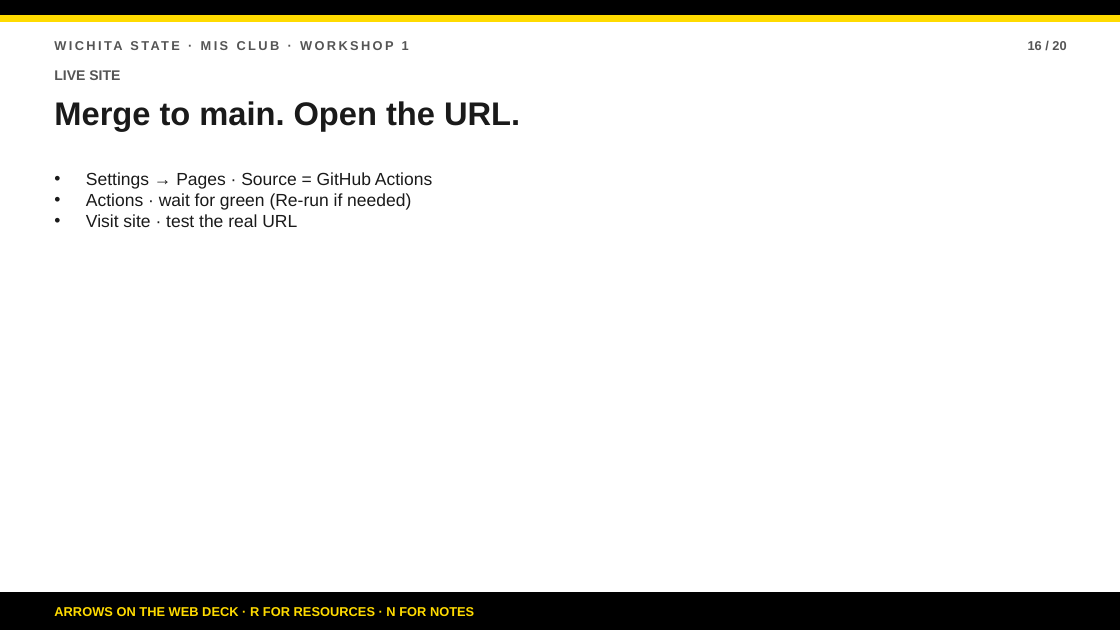
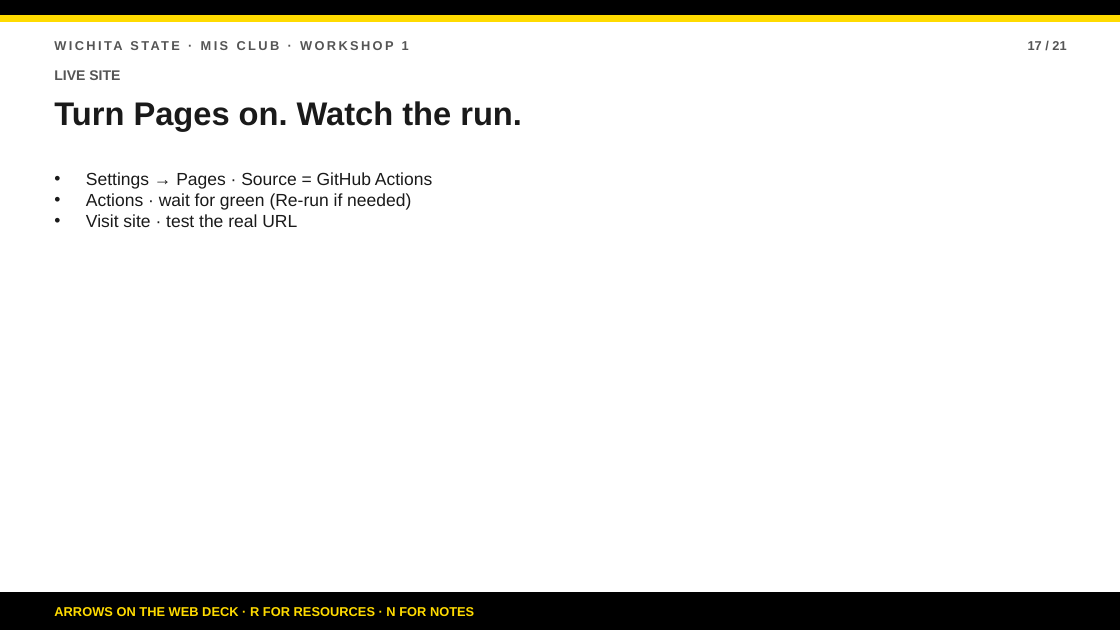
Before and after one commit to bsbcyber/workshop-site, a slide deck: slide 17 of downloads/workshop-1-presentation.pptx (slide 16 before the commit). Drawn at 1120x630 pixels with LibreOffice and Linux fonts; fonts in the diff are those of the drawing. Boxes give left, top, right and bottom in pixels: in the first picture for what was removed or moved away, otherwise in the second. Text is boxed around its words. In the diff, an @@ line names an element or a change of style, - is before the commit and + after.

```diff
--- a/downloads/workshop-1-presentation.pptx
+++ b/downloads/workshop-1-presentation.pptx
@@ text at [1028, 41, 1066, 50]: text changed @@
-16 / 20
+17 / 21
@@ text at [54, 101, 522, 130]: text changed @@
-Merge to main. Open the URL.
+Turn Pages on. Watch the run.
```
Also in this commit, not shown: 19 other slides changed, 1 slide added, 10 other files.
